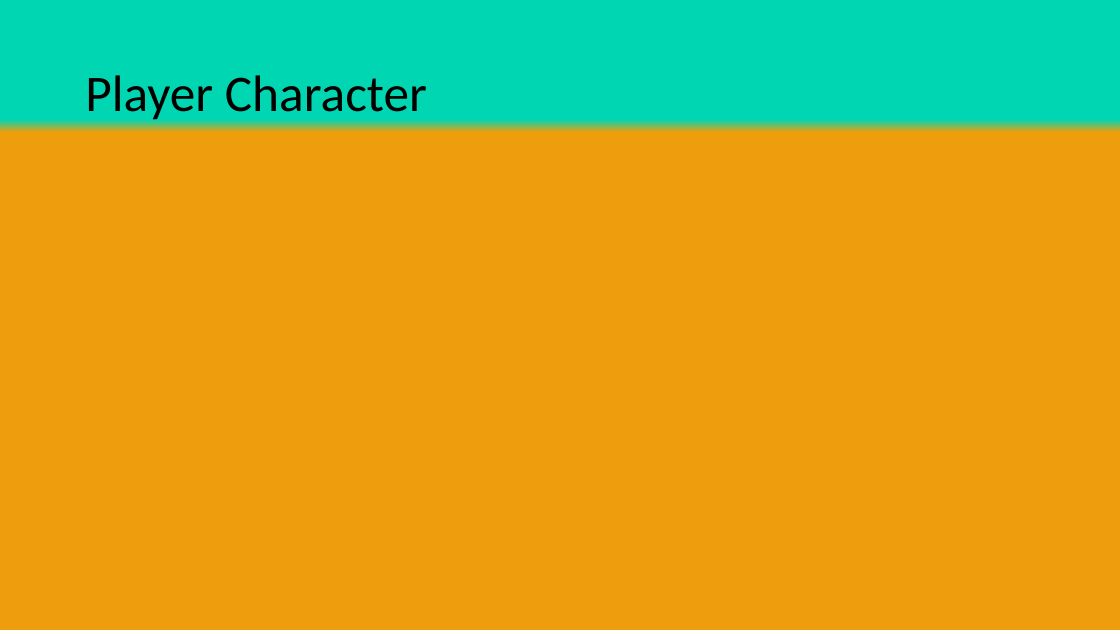
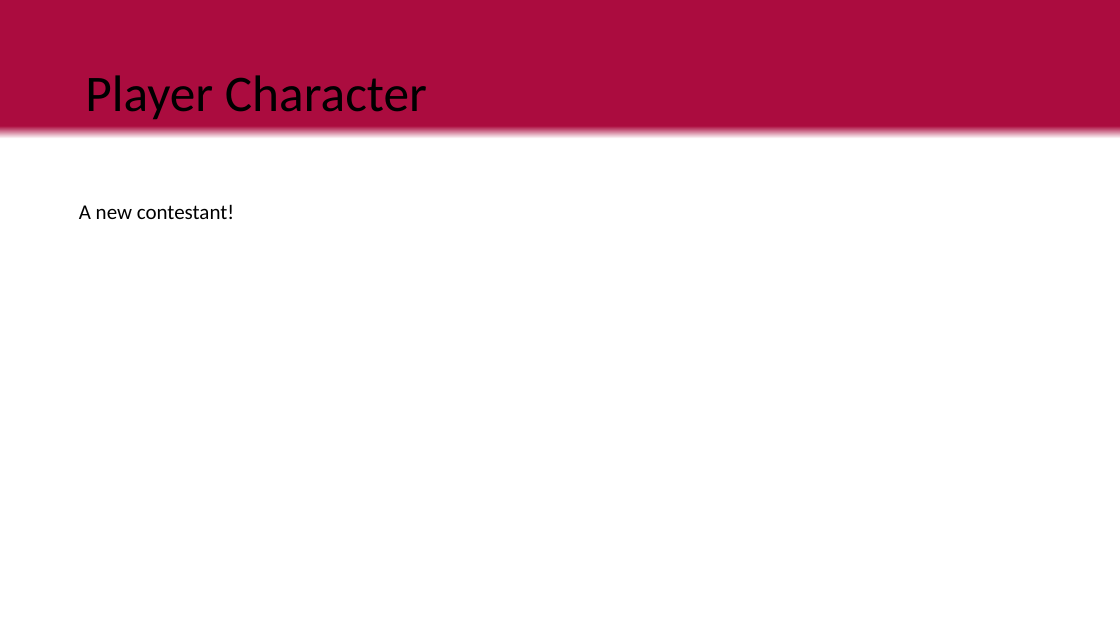
Before and after one commit to LuxRegem/Project_Clash-of-Cosplayers, a slide deck: slide 5 of Shared Documentation/Luke's Documents/Clash of Cos - Visual Pitch.pptx. Drawn at 1120x630 pixels with LibreOffice and Linux fonts; fonts in the diff are those of the drawing. Boxes give left, top, right and bottom in pixels: in the first picture for what was removed or moved away, otherwise in the second. Text is boxed around its words. In the diff, an @@ line names an element or a change of style, - is before the commit and + after.

Commit message:
colour & annotations

```diff
--- a/Shared Documentation/Luke's Documents/Clash of Cos - Visual Pitch.pptx
+++ b/Shared Documentation/Luke's Documents/Clash of Cos - Visual Pitch.pptx
@@ background gradient #00D6B2 to #EE9D0C to gradient #AB0C3F to #FFFFFF @@
@@ text added at box(79, 204, 234, 219), 18 pt, text #000000 @@
+A new contestant!
```
Also in this commit, not shown: 26 other slides changed, 1 slide added, 1 slide removed.
